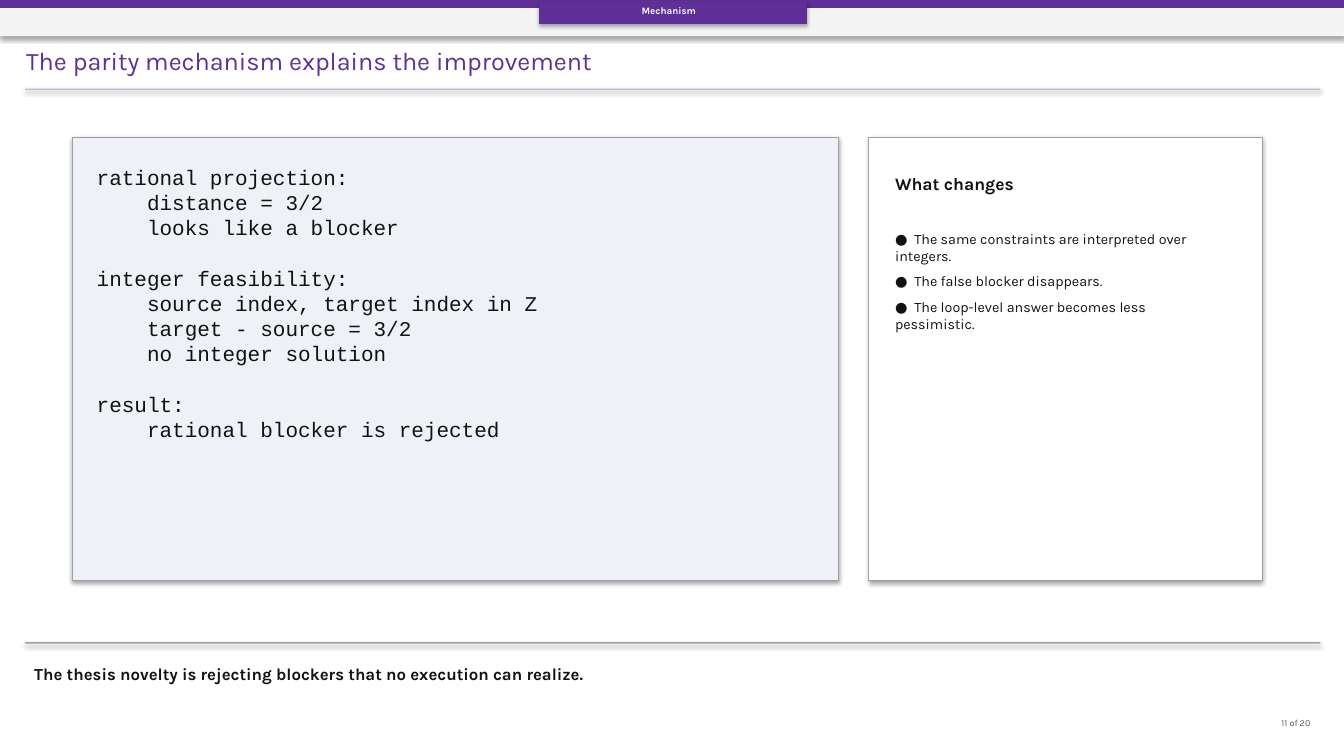
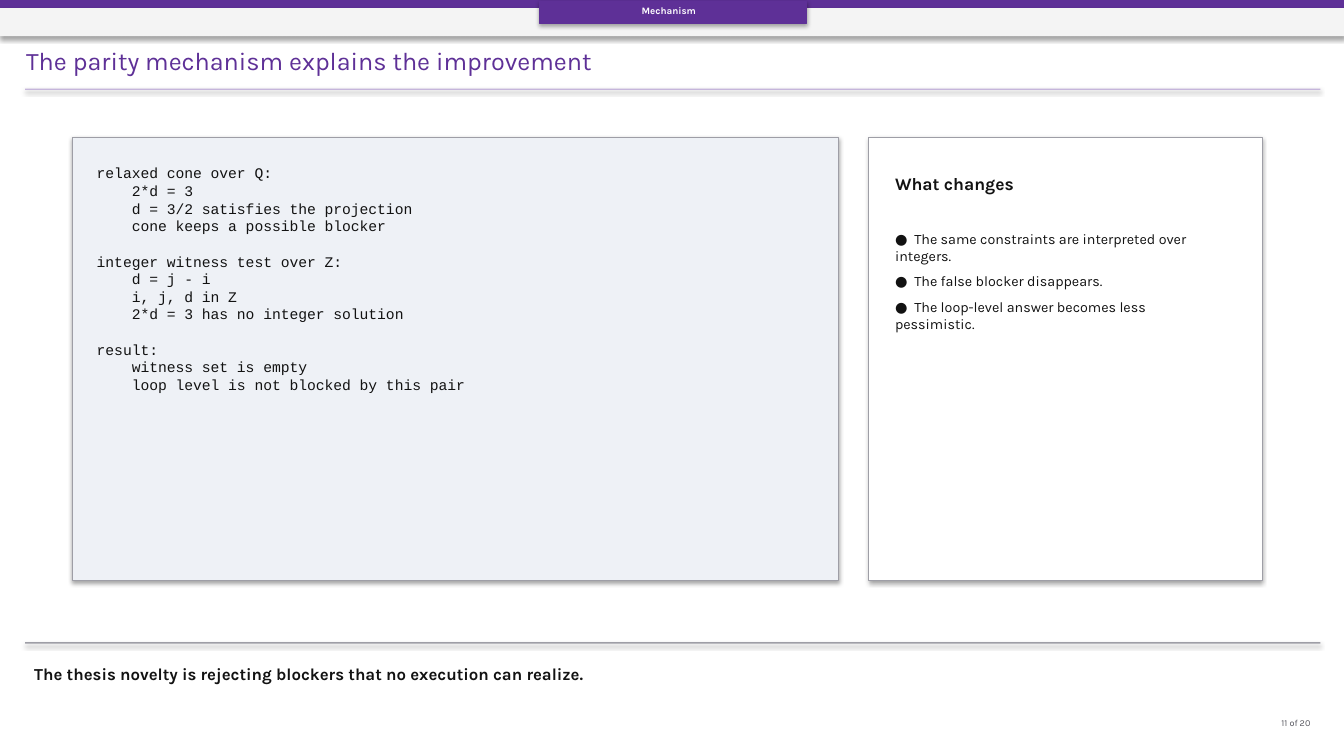
Before and after one commit to Hardik-S/april-peer-presentation, a slide deck: slide 11 of deck/April_peer_presentation.pptx. Drawn at 1344x756 pixels with LibreOffice and Linux fonts; fonts in the diff are those of the drawing. Boxes give left, top, right and bottom in pixels: in the first picture for what was removed or moved away, otherwise in the second. Text is boxed around its words. In the diff, an @@ line names an element or a change of style, - is before the commit and + after.

```diff
--- a/deck/April_peer_presentation.pptx
+++ b/deck/April_peer_presentation.pptx
@@ text at [97, 168, 465, 393]: text changed; size 15 to 10.5 pt @@
-rational projection:
-distance = 3/2
-looks like a blocker
-integer feasibility:
-source index, target index in Z
-target - source = 3/2
-no integer solution
-result:
-rational blocker is rejected
+relaxed cone over Q:
+2*d = 3
+d = 3/2 satisfies the projection
+cone keeps a possible blocker
+integer witness test over Z:
+d = j - i
+i, j, d in Z
+2*d = 3 has no integer solution
+result:
+witness set is empty
+loop level is not blocked by this pair
```
Also in this commit, not shown: 12 other slides changed, 18 other files.
